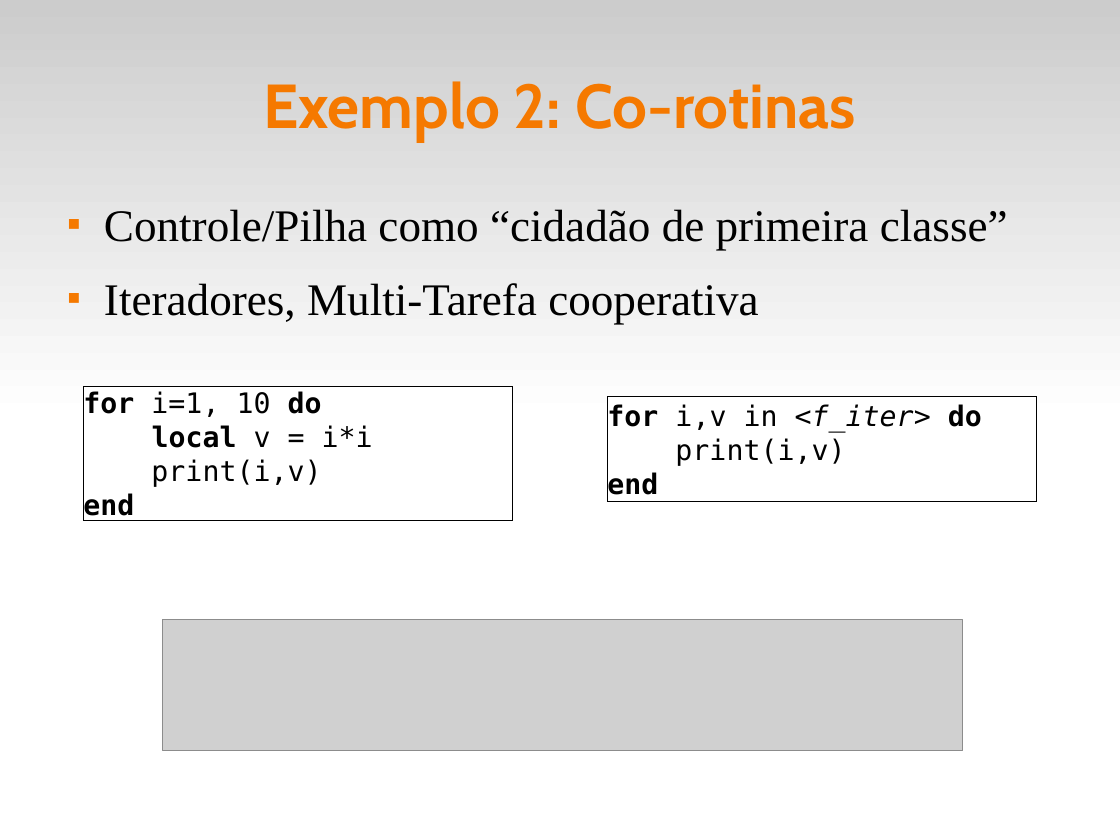
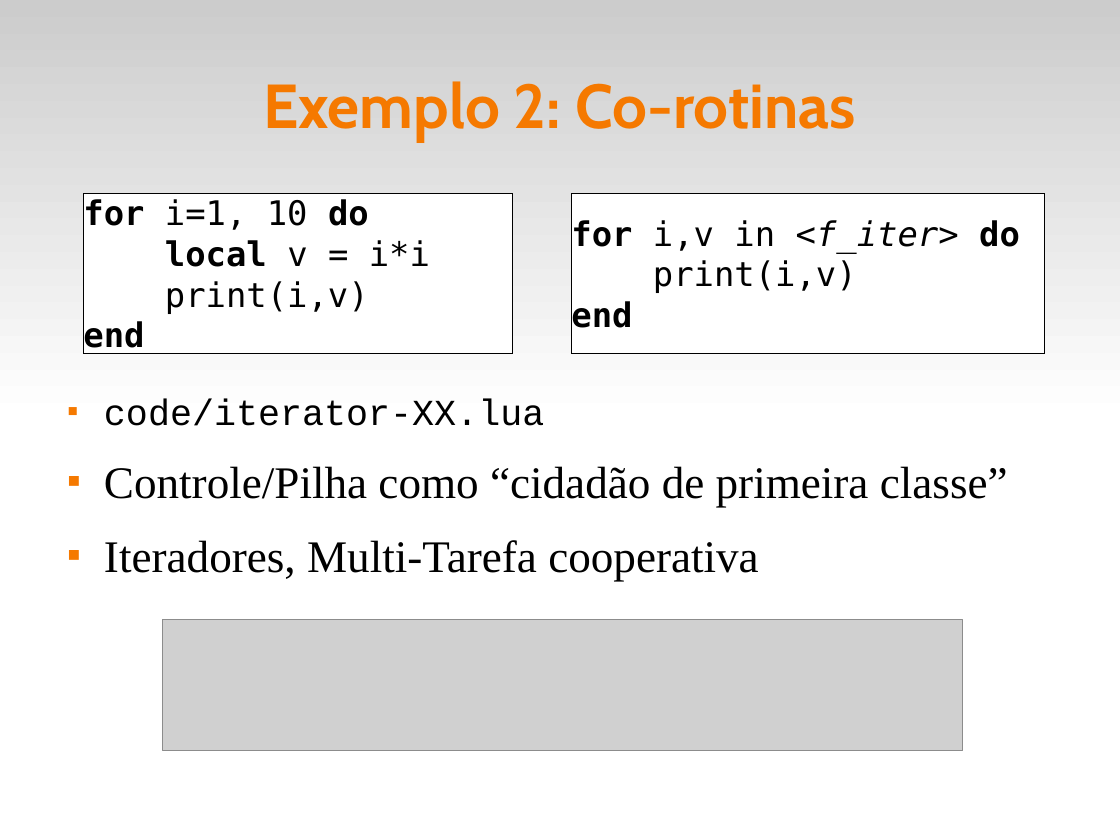
Before and after one commit to fsantanna-uerj/EDL, a slide deck: slide 11 of slides/edl-02.odp. Drawn at 1120x840 pixels with LibreOffice and Linux fonts; fonts in the diff are those of the drawing; grey boxes stand for pictures. Boxes give left, top, right and bottom in pixels: in the first picture for what was removed or moved away, otherwise in the second. Text is boxed around its words. In the diff, an @@ line names an element or a change of style, - is before the commit and + after.

Commit message:
(>) exemplos de edl-02

```diff
--- a/slides/edl-02.odp
+++ b/slides/edl-02.odp
@@ rectangle "for i=1, 10 do": place and size @@
-rectangle "for i=1, 10 do" at (83, 386, 512, 520)
+rectangle "for i=1, 10 do" at (83, 194, 512, 354)
@@ rectangle "for i=1, 10 do" at (83, 194, 512, 354): size 20 to 24 pt @@
@@ rectangle "for i,v in <f_iter> do" at (571, 193, 1044, 353): size 20 to 24 pt @@
@@ rectangle "for i,v in <f_iter> do": place and size @@
-rectangle "for i,v in <f_iter> do" at (608, 397, 1037, 502)
+rectangle "for i,v in <f_iter> do" at (571, 193, 1044, 353)
@@ text "code/iterator-XX.lua": place and size @@
-text "code/iterator-XX.lua" at (104, 209, 1008, 325)
+text "code/iterator-XX.lua" at (104, 399, 1008, 581)
@@ text at (104, 399, 544, 426): paragraph added @@
+■ code/iterator-XX.lua
```
Also in this commit, not shown: 1 other slide changed, 1 slide added, 7 other files.
